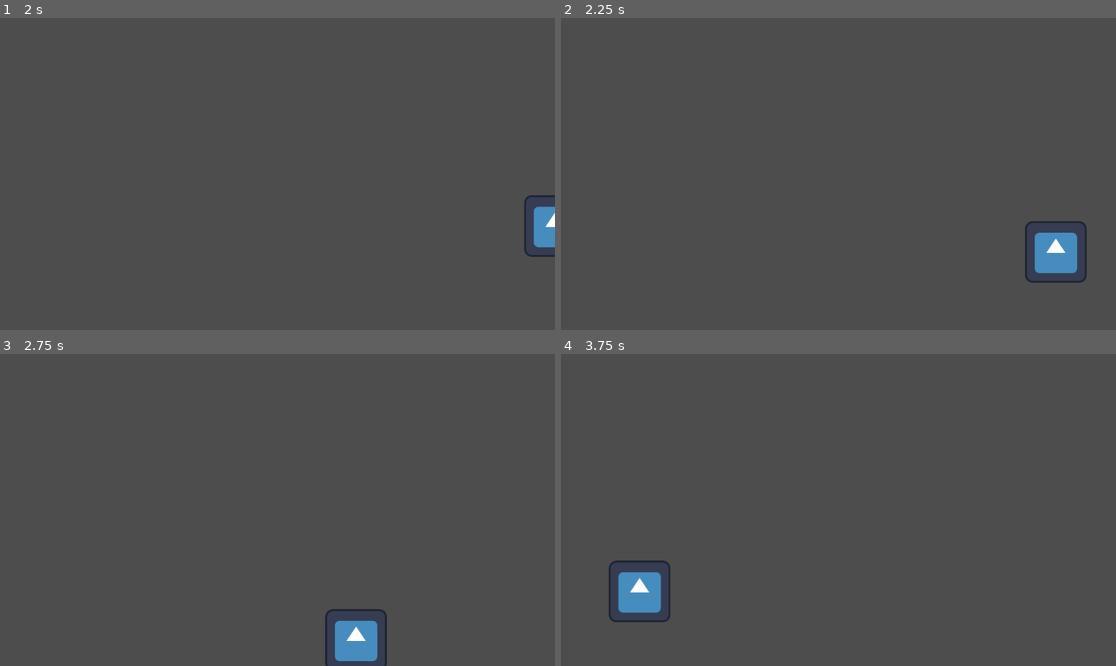
Above: before the commit, frames 1-4 (two rows, left to right).
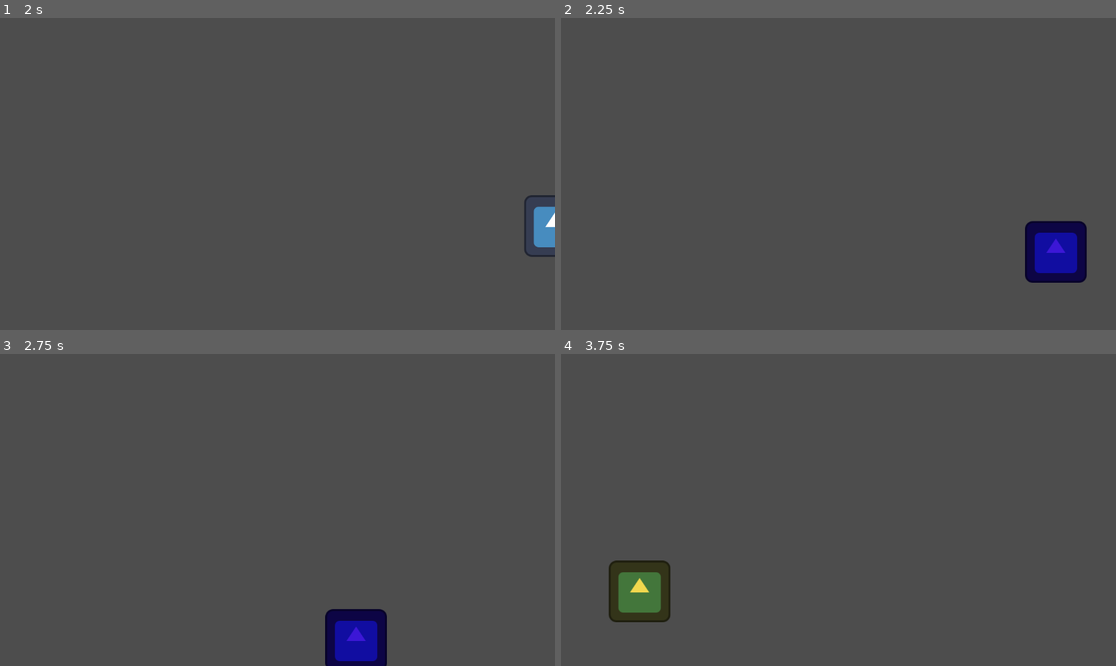
Above: after the commit, the same moments.

Repository: kenapacible/godot-tutorial-projects
Game: Godot game, scene res://Scenes/main.tscn
Two runs of this game, one before a commit and one after it. Both use one fixed random seed, a clock stepped at 60 frames per second and the inputs below. The engine's default icon, where the game draws it, is replaced by a stand-in: a white triangle on a blue panel in a dark square.
Inputs:
- Up to frame 1 (2 s): no input
- Up to frame 2 (2.25 s): no input
- Up to frame 3 (2.75 s): no input
- Up to frame 4 (3.75 s): no input

Frame 1 is identical in both runs. In frame 2, 2.2% of the frame differs, in the area x 83-95%, y 65-85%; in frame 3, 2.0%; in frame 4, 2.2%, in the area x 8-20%, y 66-86%.

Commit message:
Added sprite color change when bouncing off edges

Diff:
--- a/20251108-1200_basics/first-steps/Scripts/main.gd
+++ b/20251108-1200_basics/first-steps/Scripts/main.gd
@@ -25,13 +25,19 @@
 	if screenHeight == 0 or screenWidth == 0:
 		return
 
-	# If the sprite reaches the right or left edge of the screen, reverse its horizontal direction
+	# If the sprite reaches the right or left edge of the screen
 	if $Sprite2D.position.x > screenWidth or $Sprite2D.position.x < 0:
+		# Reverse its horizontal direction
 		spriteSpeedX = -spriteSpeedX
+		# Change the sprite's color to a random color
+		$Sprite2D.modulate = Color(randf(), randf(), randf())
 
-	# If the sprite reaches the top or bottom edge of the screen, reverse its vertical direction
+	# If the sprite reaches the top or bottom edge of the screen
 	if $Sprite2D.position.y > screenHeight or $Sprite2D.position.y < 0:
+		# Reverse its vertical direction
 		spriteSpeedY = -spriteSpeedY
+		# Change the sprite's color to a random color
+		$Sprite2D.modulate = Color(randf(), randf(), randf())
 
 	# Update the sprite's position based on its speed and the elapsed time
 	$Sprite2D.position.x += spriteSpeedX * deltaSeconds;
